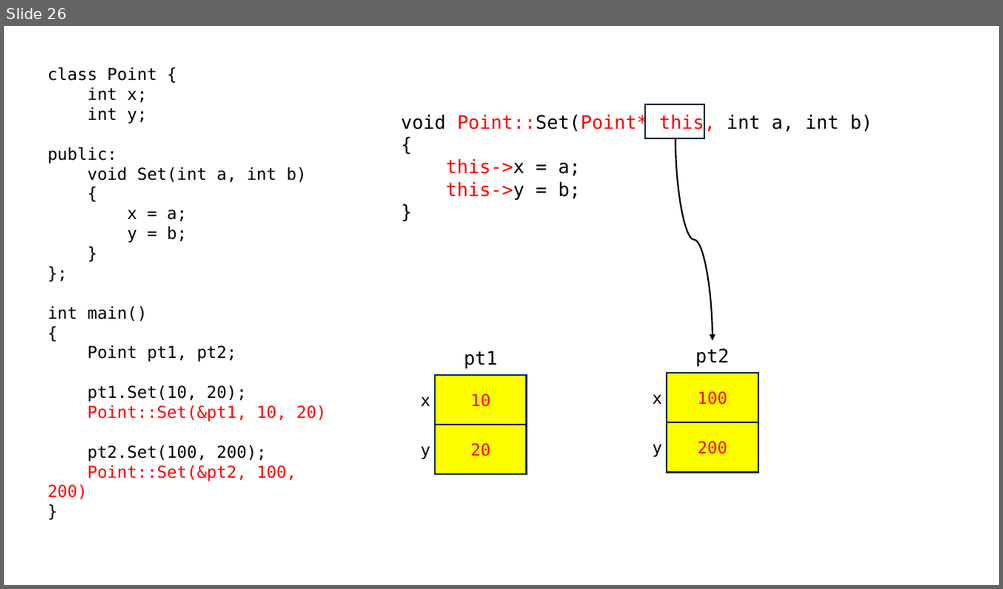
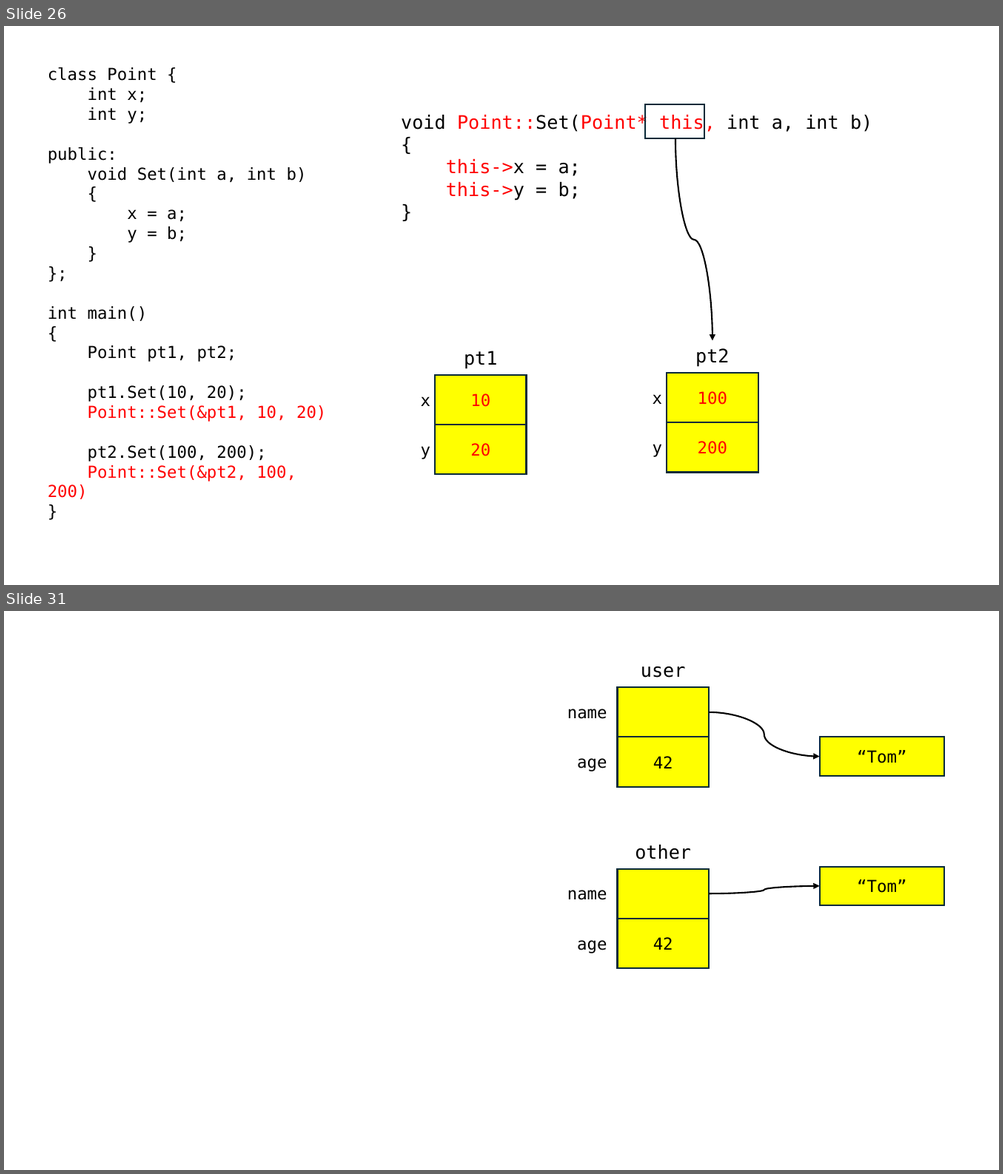
Before and after one commit to yoondev-classroom/cpp_240708, a slide deck: cpp_240708.pptx. Shown one above the other, each under a label of ours: slide 26 before the commit, slides 26 and 31 after it; the slides between them are not shown. The pictures are 1003x589 and 1003x1174 pixels, drawn with LibreOffice and Linux fonts; fonts in the diff are those of the drawing. Boxes give left, top, right and bottom in pixels: in the first picture for what was removed or moved away, otherwise in the second. Text is boxed around its words. In the diff, an @@ line names an element or a change of style, - is before the commit and + after.

```diff
--- a/cpp_240708.pptx
+++ b/cpp_240708.pptx
@@ slide 31 added at (x1=4, y1=611, x2=999, y2=1170), background #FFFFFF @@
@@ text added at (x1=640, y1=667, x2=686, y2=678), 18 pt, text #000000 @@
+user
@@ rectangle added at (x1=617, y1=687, x2=709, y2=737), fill #FFFF00, outline #092A39 1.5 pt @@
@@ text added at (x1=567, y1=709, x2=607, y2=719), 16 pt, text #000000 @@
+name
@@ curved arrow added from (708, 712) to (819, 757), #000000 1.5 pt @@
@@ rectangle added at (x1=617, y1=737, x2=709, y2=787), fill #FFFF00, outline #092A39 1.5 pt, 16 pt, text #000000 @@
+42
@@ rectangle added at (x1=819, y1=737, x2=944, y2=776), fill #FFFF00, outline #092A39 1.5 pt, 16 pt, text #000000 @@
+“Tom”
@@ text added at (x1=577, y1=758, x2=606, y2=772), 16 pt, text #000000 @@
+age
@@ text added at (x1=634, y1=845, x2=691, y2=860), 18 pt, text #000000 @@
+other
@@ rectangle added at (x1=617, y1=869, x2=709, y2=919), fill #FFFF00, outline #092A39 1.5 pt @@
@@ rectangle added at (x1=819, y1=867, x2=944, y2=906), fill #FFFF00, outline #092A39 1.5 pt, 16 pt, text #000000 @@
+“Tom”
@@ text added at (x1=567, y1=890, x2=607, y2=900), 16 pt, text #000000 @@
+name
@@ curved arrow added from (708, 894) to (819, 886), #000000 1.5 pt @@
@@ rectangle added at (x1=617, y1=919, x2=709, y2=969), fill #FFFF00, outline #092A39 1.5 pt, 16 pt, text #000000 @@
+42
@@ text added at (x1=577, y1=940, x2=606, y2=954), 16 pt, text #000000 @@
+age
```
Also in this commit, not shown: 4 other slides added, 2 other files.
